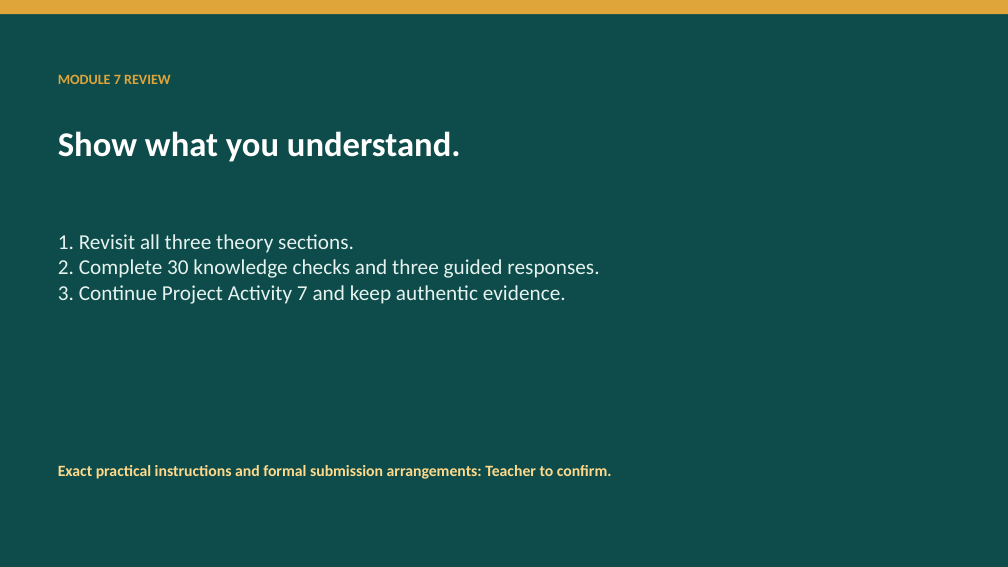
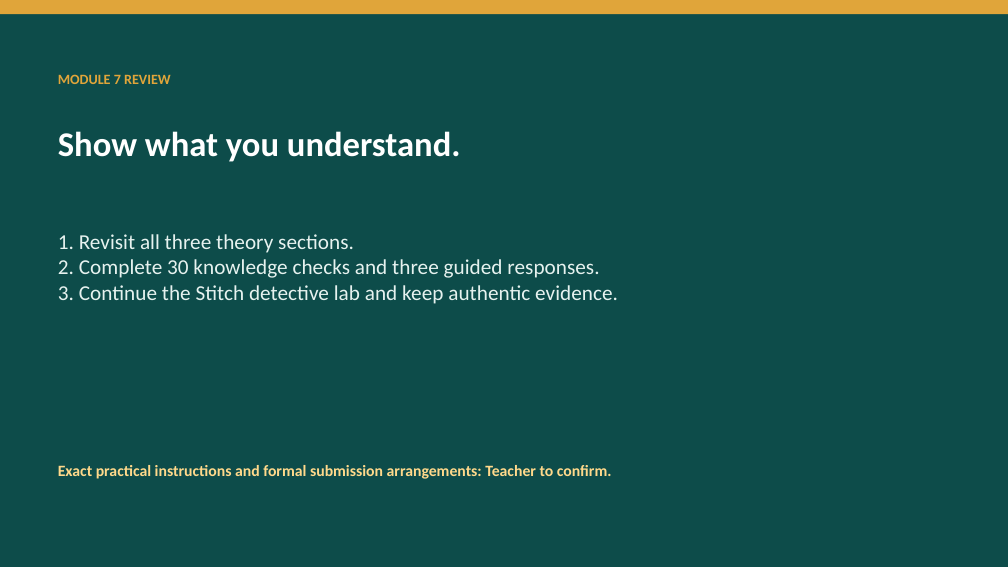
Before and after one commit to stevencowell/Year-7-8-Lunch-Is-Packed, a slide deck: slide 8 of resources/presentations/Lunch-Is-Packed-Module-07-set-up-and-practise.pptx. Drawn at 1008x567 pixels with LibreOffice and Linux fonts; fonts in the diff are those of the drawing. Boxes give left, top, right and bottom in pixels: in the first picture for what was removed or moved away, otherwise in the second. Text is boxed around its words. In the diff, an @@ line names an element or a change of style, - is before the commit and + after.

```diff
--- a/resources/presentations/Lunch-Is-Packed-Module-07-set-up-and-practise.pptx
+++ b/resources/presentations/Lunch-Is-Packed-Module-07-set-up-and-practise.pptx
@@ text at [58, 285, 618, 304]: text changed @@
-3. Continue Project Activity 7 and keep authentic evidence.
+3. Continue the Stitch detective lab and keep authentic evidence.
```
Also in this commit, not shown: 3 other slides changed, 48 other files.
